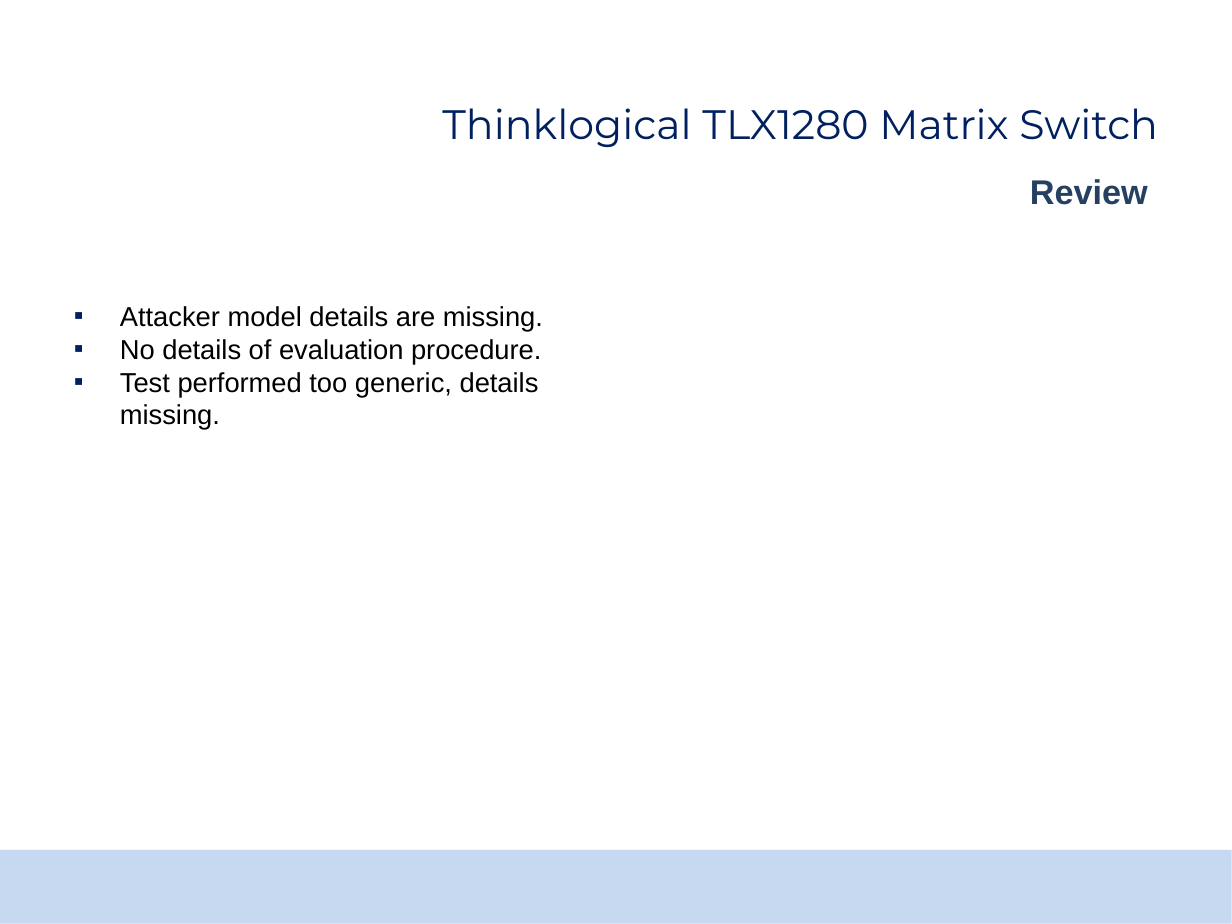
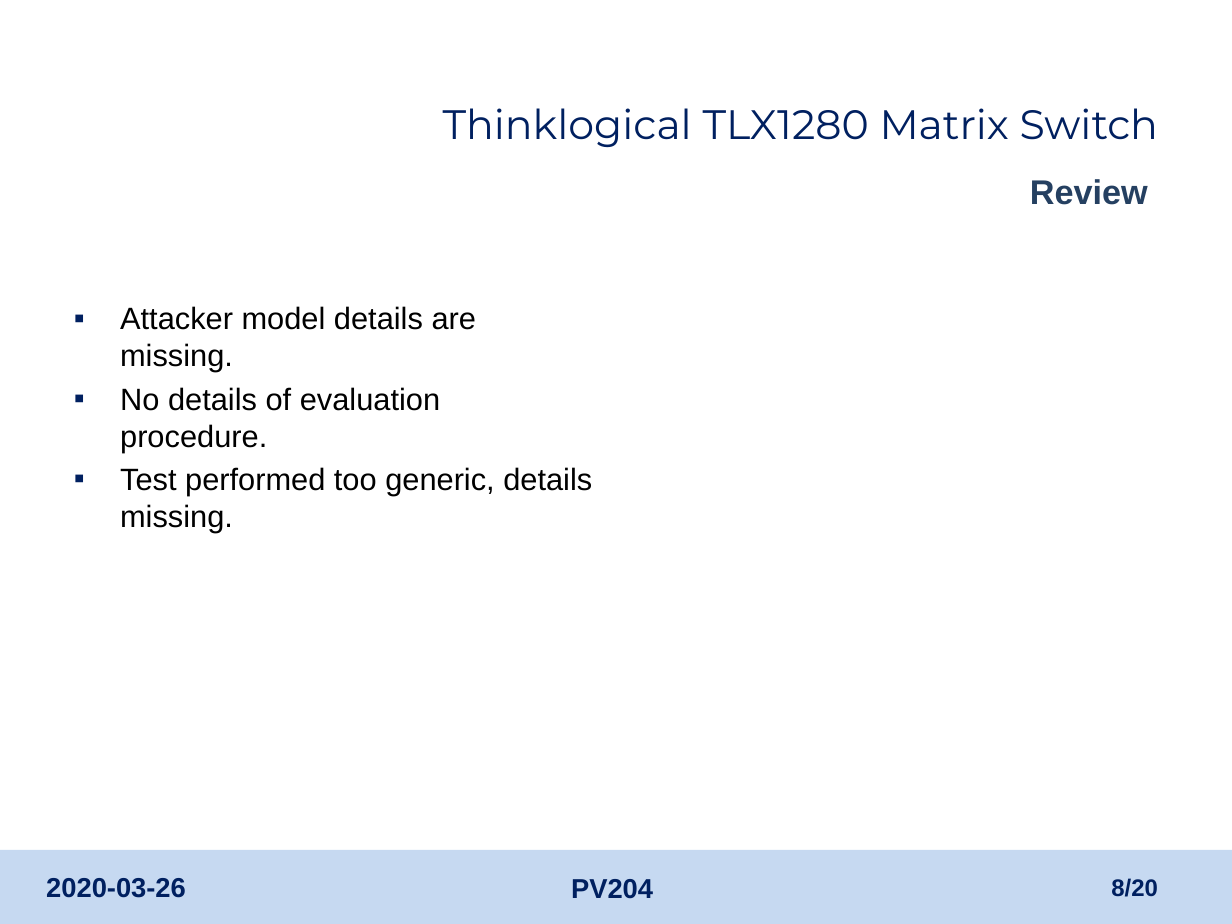
Before and after one commit to TomasMadeja/pv204_Team_Project_Supercalifragilisticexpialidocious, a slide deck: slide 8 of certificate_analysis/pv204_project_report.pptx (slide 6 before the commit). Drawn at 1232x924 pixels with LibreOffice and Linux fonts; fonts in the diff are those of the drawing; background and template pictures are left out. Boxes give left, top, right and bottom in pixels: in the first picture for what was removed or moved away, otherwise in the second. Text is boxed around its words. In the diff, an @@ line names an element or a change of style, - is before the commit and + after.

```diff
--- a/certificate_analysis/pv204_project_report.pptx
+++ b/certificate_analysis/pv204_project_report.pptx
@@ text "Attacker model details are missing." at [120,306,592,532]: size 16 to 18 pt; indent changed; more space between paragraphs @@
@@ text added at [46,878,186,898], 16 pt, text #002060, bold @@
+2020-03-26
@@ text added at [571,879,653,899], 16 pt, text #002060, bold @@
+PV204
@@ page number added at [1111,878,1158,897], 14 pt, text #002060, bold @@
+8/20
```
Also in this commit, not shown: 16 other slides changed, 3 slides added, 1 slide removed, 1 other file.
